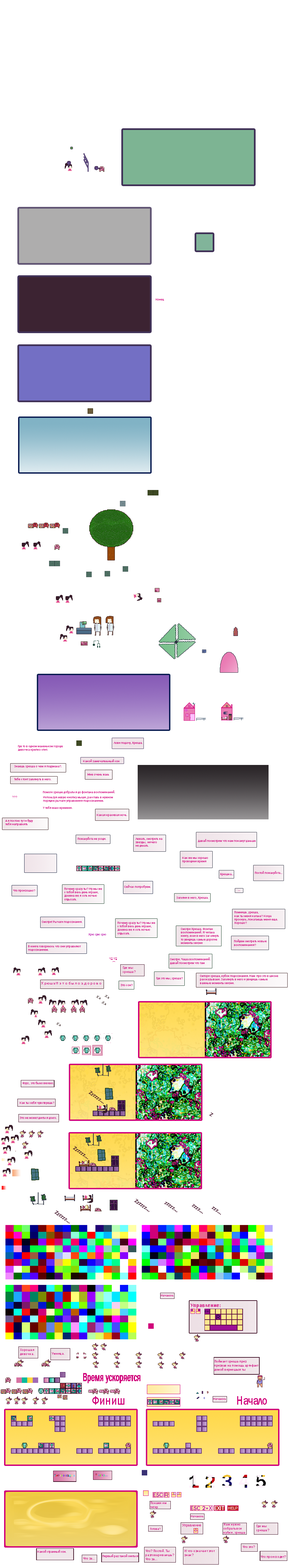
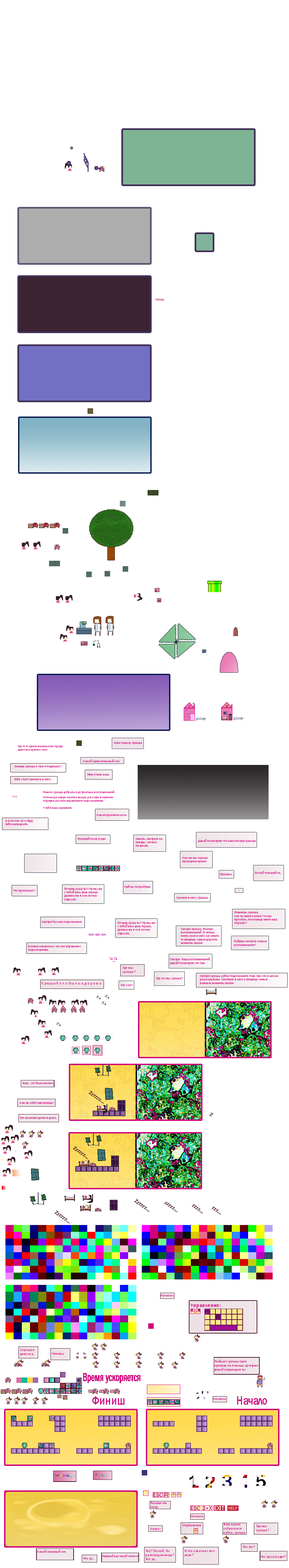
Layered file, before and after one edit (289x1568). Changes by layer:
added layer "Слой 12" above "Слой 11" over [77, 1378, 81, 1382]
added layer "Слой 11" above "Слой 10" over [206, 580, 222, 593]
added layer "Слой 13" above "Фон" over [76, 1377, 82, 1383]
